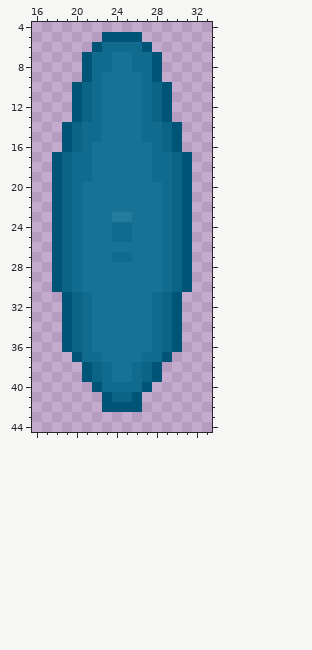
File history of a pixel-art sprite, client/static/img/submarine_submerged.png. This is how it looked before the edit.
The file is 50x50 pixels. Colours within 5 levels of each other are drawn and written as one. Shown: x 16..33, y 4..44.
Once edited:
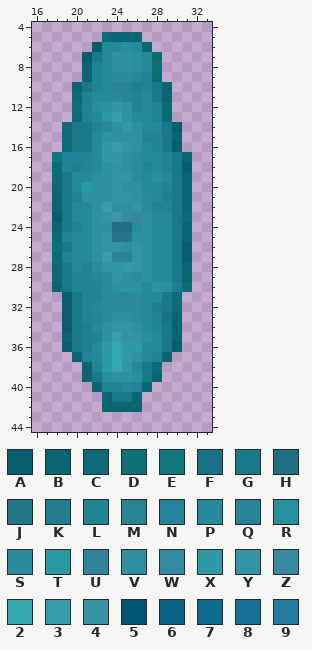
Palette (. is transparent): A #075c6d  B #0a6573  C #0c6b77  D #0d717a  E #0f777e  F #187286  G #1a7989  H #216e83  J #237588  K #217d91  L #208493  M #288491  N #24849a  P #248a9a  Q #2a8399  R #26909d  S #2c8a9d  T #289aa4  U #30849c  V #2e91a2  W #328ba0  X #319aa7  Y #3493a4  Z #3989a0  2 #34a6ae  3 #379cab  4 #3c94a7  5 #005576  6 #0b6386  7 #116b8f  8 #187296  9 #237b9e
The exact change:
Changed rows in their new state; - is an unchanged pixel.
first column x 18:
 5 -----CBBB-----
 6 ----APPRPB----
 7 ---AGPVVRPC---
 8 ---BLPVVRPD---
 9 ---BLPSSPLC---
10 --BGLPQQKLGB--
11 --CLPPSQLPGB--
12 --DLRVYVLPLC--
13 --CLPT3VPPLC--
14 -CGGLPVXVPPGA-
15 -CGGPVVVVLLGB-
16 -CGGPX3YVPLGA-
17 ELLLPXXVSPPLGB
18 CLKLPVYVSLPLGA
19 CGPPRVYYSPRPGB
20 CGPTVVYVVPPLGB
21 BGLVVVYYVSPKGB
22 BGPPV3VVYSLLGB
23 AGPPVY4ZWVPPGC
24 BGLPVVHHSVPPGB
25 CLPPVYJJVVPPGB
26 DGPPVYYVYVPPGA
27 CLPPV3QMYVPPGA
28 CGPLSYYXYVPPGB
29 CGLLQSYVSVPPGB
30 BGLLLSVVVPVRKC
31 -AGLLSSUSPPGC-
32 -AGLPSSSSPKGC-
33 -AGLNSVVSPLFB-
34 -AGKPVYYVPLGB-
35 -BGKLV3YYRPGB-
36 -AGKPX2XXPPGA-
37 --BLPT2XVPLB--
38 ---BLT2YPGC---
39 ---BGRVVRGB---
40 ----BLLPLB----
41 -----BGGB-----
42 -----BBBB-----
